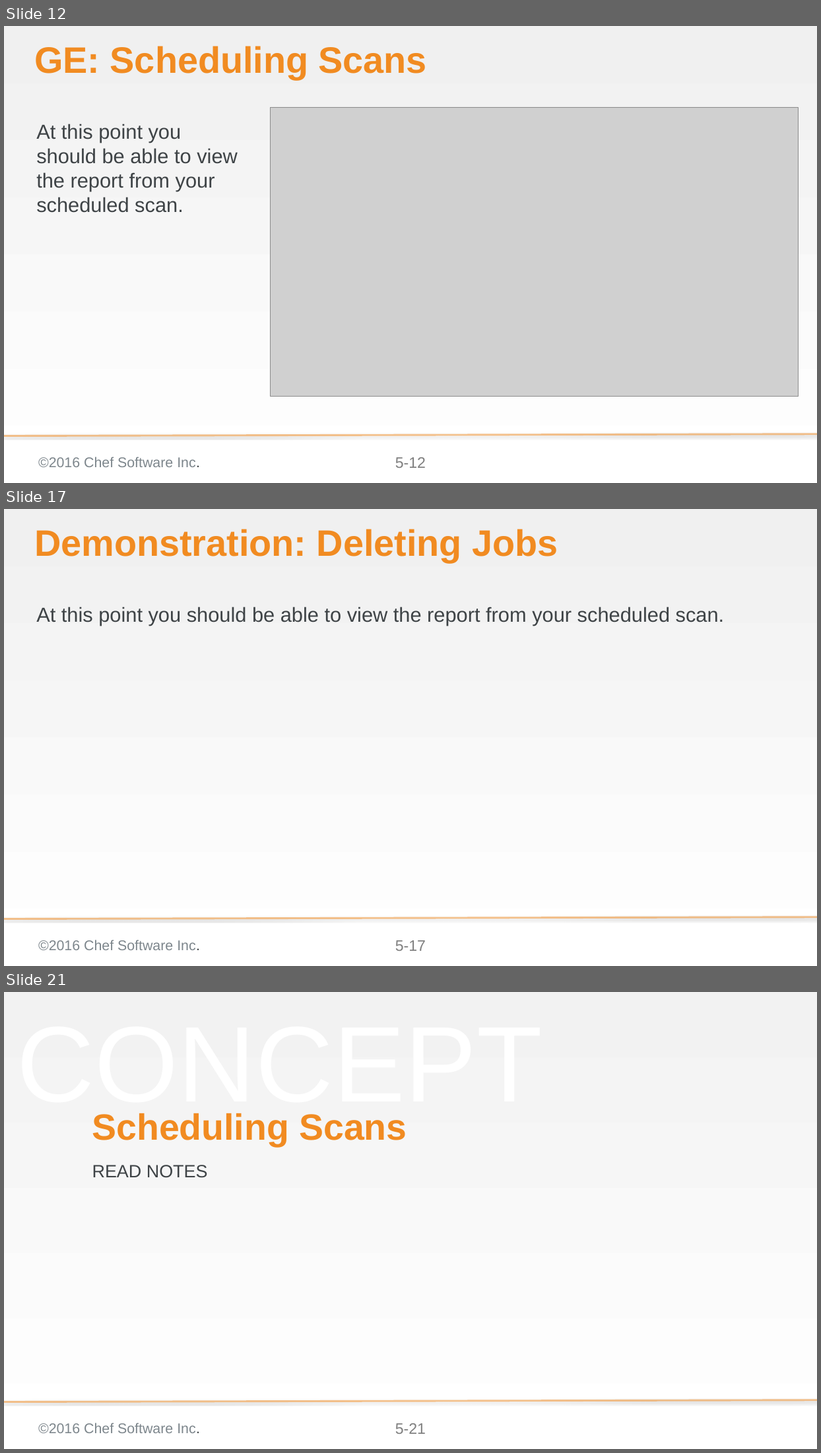
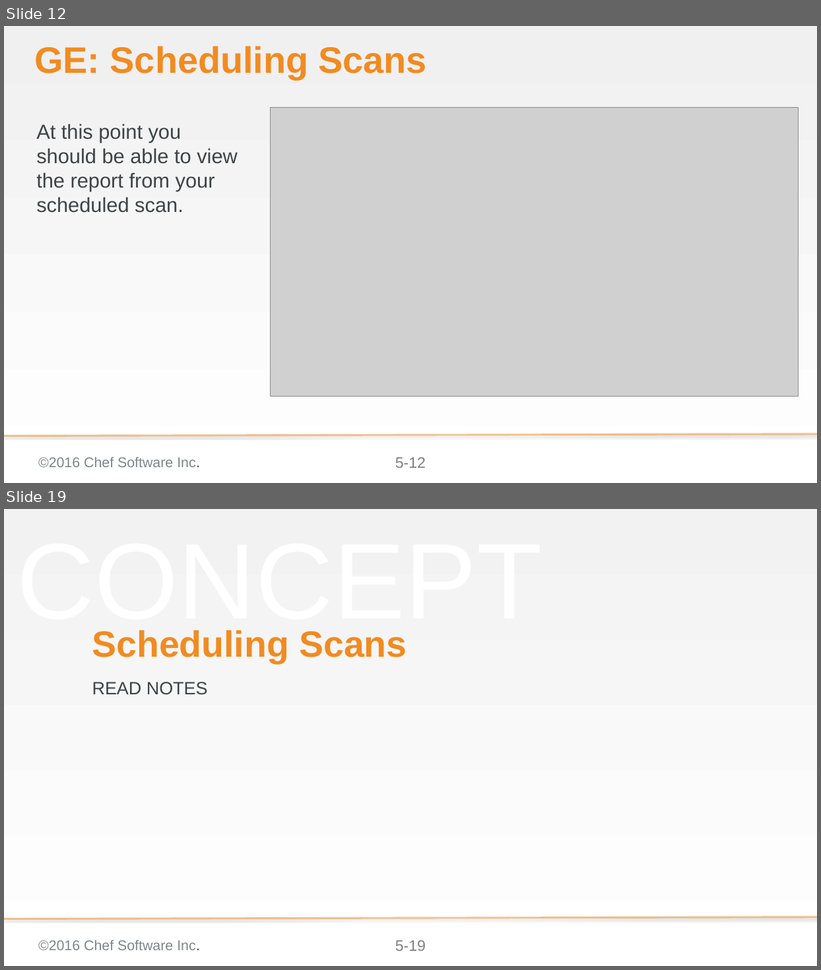
Before and after one commit to bchamby/chef-compliance-installation-configuration-operation, a slide deck: 05-scheduling-scans-reports.pptx. Shown one above the other, each under a label of ours: slides 12, 17 and 21 before the commit, slides 12 and 19 after it; the slides between them are not shown. The pictures are 821x1453 and 821x970 pixels, drawn with LibreOffice and Linux fonts; fonts in the diff are those of the drawing; grey boxes stand for pictures; background and template pictures are left out. Boxes give left, top, right and bottom in pixels: in the first picture for what was removed or moved away, otherwise in the second. Text is boxed around its words. In the diff, an @@ line names an element or a change of style, - is before the commit and + after.

```diff
--- a/05-scheduling-scans-reports.pptx
+++ b/05-scheduling-scans-reports.pptx
@@ slide 17 removed at bbox=[4, 509, 817, 966], background gradient #F0F0F0 to #FFFFFF; not listed: 3 template elements that a slide beside it also shows @@
@@ title removed at bbox=[34, 529, 558, 562] @@
-Demonstration: Deleting Jobs
@@ text removed at bbox=[36, 607, 725, 626] @@
-At this point you should be able to view the report from your scheduled scan.
@@ what was slide 21 is now slide 19 @@
@@ page number at bbox=[395, 941, 426, 951]: text changed @@
-5-21
+5-19
```
Also in this commit, not shown: 5 slides changed, 3 slides added, 5 other slides removed.
